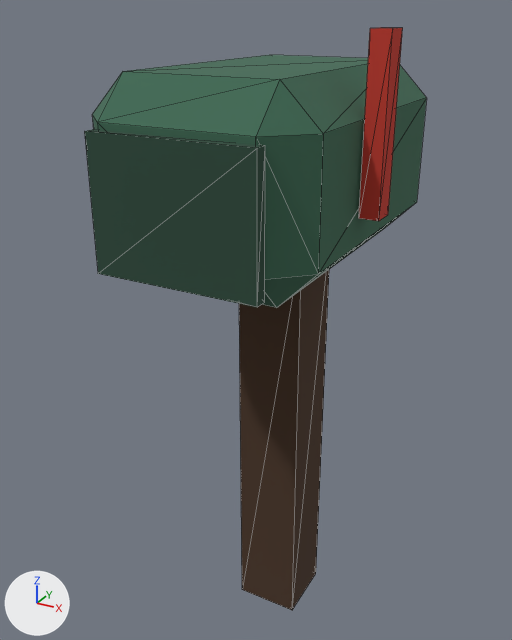
An edit to the glTF model examples/mountain-post/models/mailbox.glb, drawn before and after from the same camera.
Rendered twice from a 50 mm camera at (0.531, -1.072, 1.148) aimed at (-0.032, -0.048, 0.636). Lighting does not change. The marker at lower left points along +X, +Y and +Z. The first picture is the older version. Mesh edges are drawn as thin lines. Vertices at exactly the same position are counted once.

Before the edit, the objects in view are built like this:
```python
me_body = bpy.data.meshes.new('body')
me_body.from_pydata(...)  # 48 vertices, 80 faces; spans x -0.18..0.215, y -0.34..0.225, z 0.0..1.125
me_body.materials.append(mat_vertex_colours)
ob_body = bpy.data.objects.new('body', me_body)
ob_body.location = (0.0, 0.0, 0.0)
```
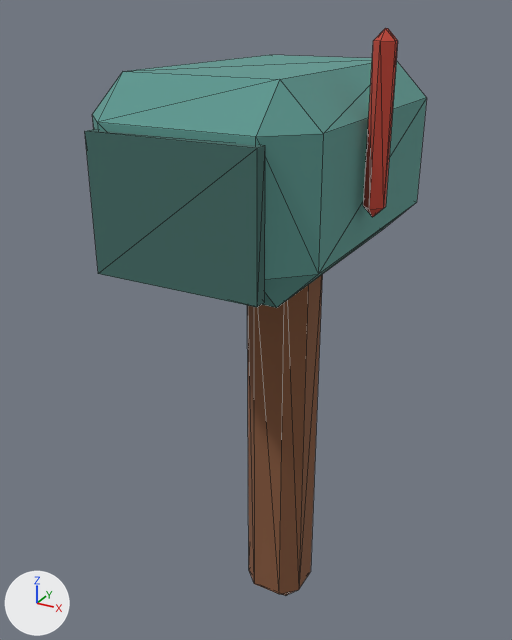
Boxes [x1, y1, x2, y2] around the edits, measured in the pictures (512 x 640 px):
'body', reshaped
    before: [85, 28, 426, 610]
    after: [85, 28, 426, 596]
part 1 of me_body, rebuilt (16% narrower)
    before: [239, 270, 329, 610]
    after: [247, 275, 322, 596]
part 2 of me_body, rebuilt (20% narrower)
    before: [359, 28, 403, 221]
    after: [363, 28, 398, 217]
part 3 of me_body, recoloured (dark green to cyan)
    both: [85, 55, 426, 308]

What the commit changed:
me_body is used by ob_body; location (0.0, 0.0, 0.0).
me_body had 48 vertices, 80 faces and spanned x -0.18..0.215, y -0.34..0.225, z 0.0..1.125.
me_body now has 72 vertices, 128 faces and spans x -0.18..0.215, y -0.34..0.225, z 0.0..1.125.
me_body part 1: the loose piece of 8 vertices spanning x -0.06..0.06, y -0.06..0.06, z 0.0..0.8 is rebuilt with 24 vertices and now spans x -0.06..0.06, y -0.06..0.06, z 0.0..0.8.
me_body part 2: the loose piece of 8 vertices spanning x 0.185..0.215, y -0.14..-0.1, z 0.875..1.125 is rebuilt with 16 vertices and now spans x 0.185..0.215, y -0.14..-0.1, z 0.875..1.125.
me_body part 3: 56 kept faces spanning x -0.18..0.18, y -0.34..0.225, z 0.77..1.07 get new vertex colours; the middle colour goes from dark green #3f6a54 to cyan #5f9a92.
